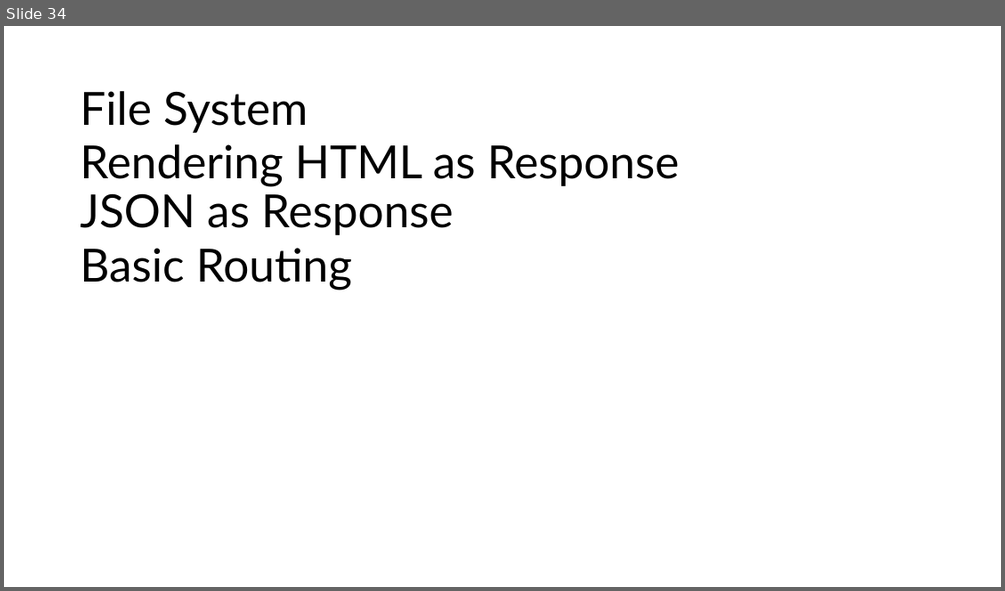
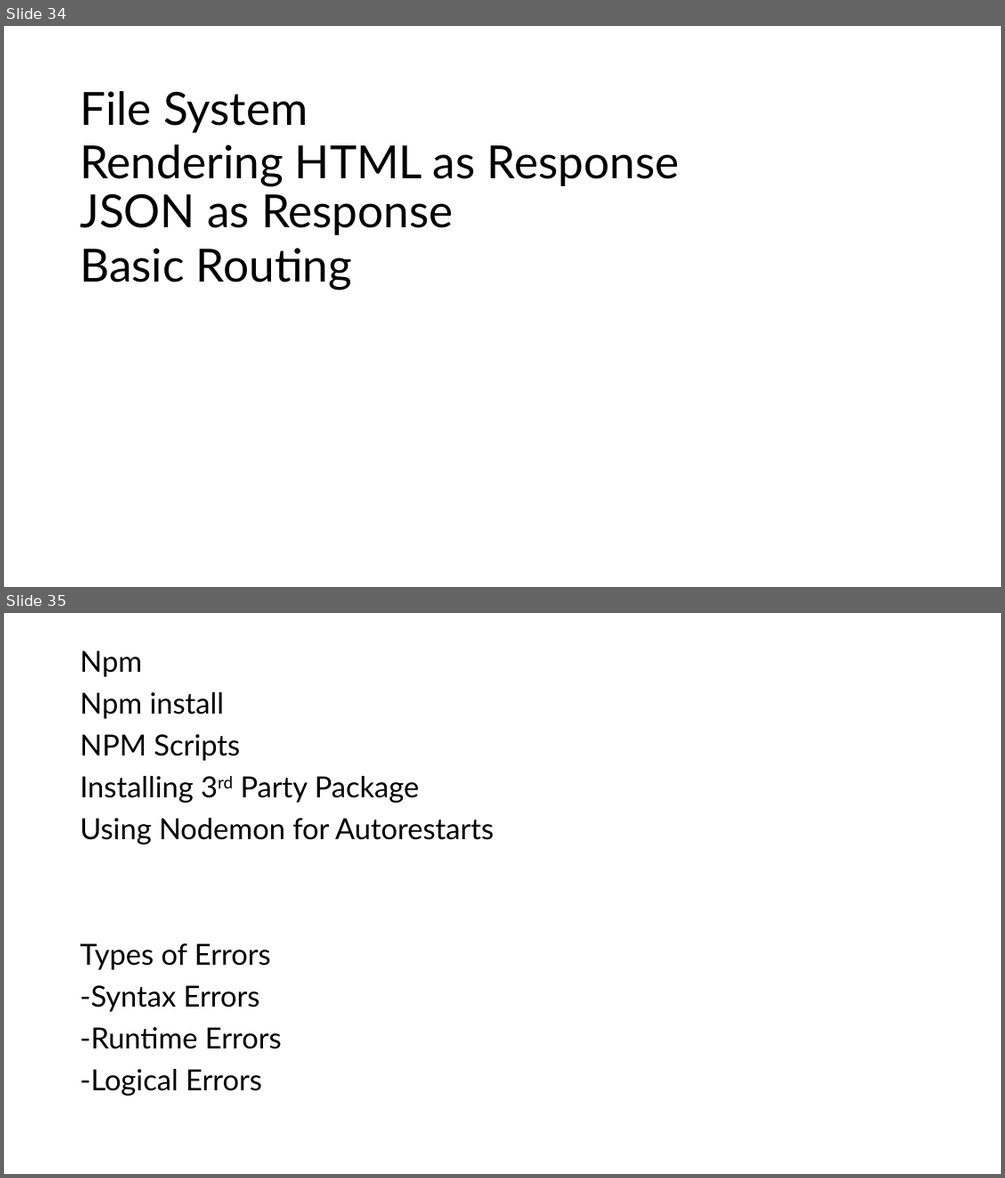
Before and after one commit to PiyushChaturvedii/Batch05, a slide deck: node/Nodejs.pptx. Shown one above the other, each under a label of ours: slide 34 before the commit, slides 34 and 35 after it. The pictures are 1005x591 and 1005x1178 pixels, drawn with LibreOffice and Linux fonts; fonts in the diff are those of the drawing. Boxes give left, top, right and bottom in pixels: in the first picture for what was removed or moved away, otherwise in the second. Text is boxed around its words. In the diff, an @@ line names an element or a change of style, - is before the commit and + after.

```diff
--- a/node/Nodejs.pptx
+++ b/node/Nodejs.pptx
@@ slide 35 added at (4,613,1001,1174), background #FFFFFF @@
@@ text added at (80,650,494,1095), 28 pt, text #000000 @@
+Npm
+Npm install
+NPM Scripts
+Installing 3rd Party Package
+Using Nodemon for Autorestarts
+Types of Errors
+-Syntax Errors
+-Runtime Errors
+-Logical Errors
```
Also in this commit, not shown: 9 other slides added, 27 other files.
